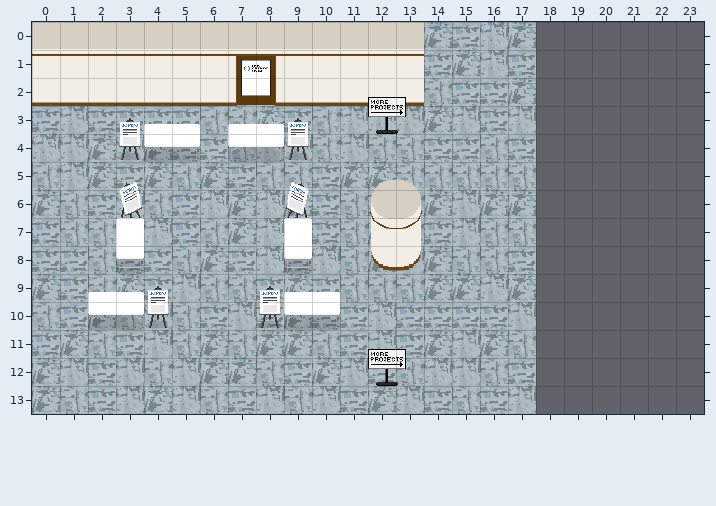
Tiled map (JSON) -- maps/UCC_Foyer_3.json. The picture above was drawn from the file before the commit.
Cells are 32x32 px. Shown: x 0..23, y 0..13. The old version is drawn lined up with the new one.
After the commit:
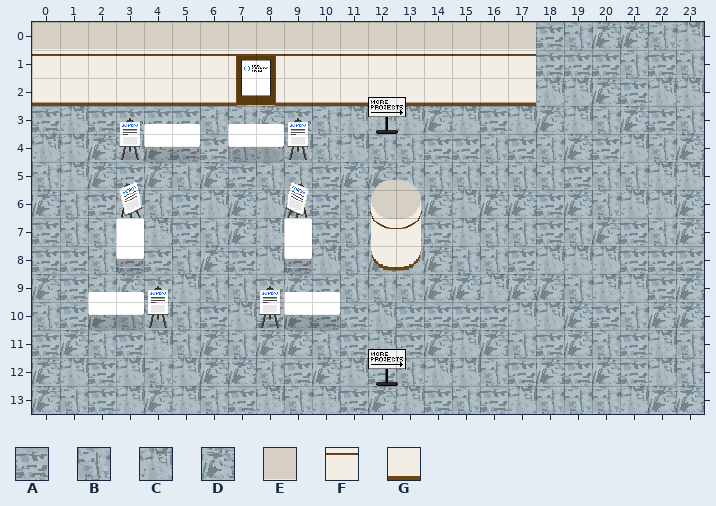
Key: from "Chunk 1": A 4, B 5, C 6, D 7, E 8, F 11, G 14.
_ is an empty cell, . an unchanged one.
From old to new:
map size 18x14 -> 24x14 cells
--- layer "floor"
@@ x 18..23 @@
- 0 ______
- 1 ______
- 2 ______
- 3 ______
- 4 ______
- 5 ______
- 6 ______
- 7 ______
- 8 ______
- 9 ______
-10 ______
-11 ______
-12 ______
-13 ______
+ 0 ABDDBC
+ 1 AAABAB
+ 2 CCDACC
+ 3 DCBDAB
+ 4 BDACBD
+ 5 BABBCC
+ 6 ADBCCD
+ 7 ABDABD
+ 8 CCCAAA
+ 9 DBCCAD
+10 CDABDD
+11 ADBACB
+12 DADACB
+13 BBBCDD
--- layer "walls"
@@ x 14..17 @@
- 0 ____
- 1 ____
- 2 ____
+ 0 EEEE
+ 1 FFFF
+ 2 GGGG
